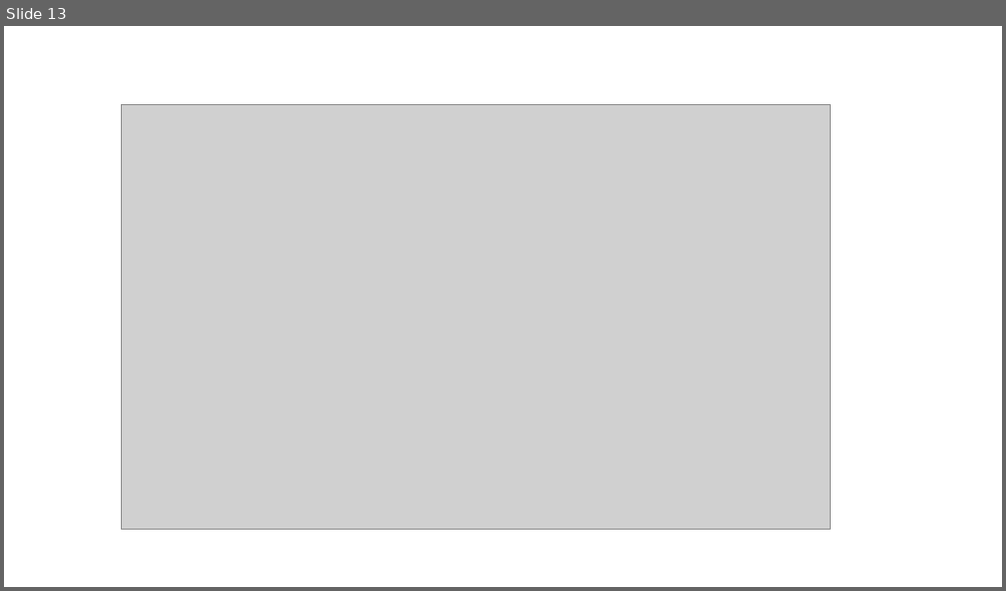
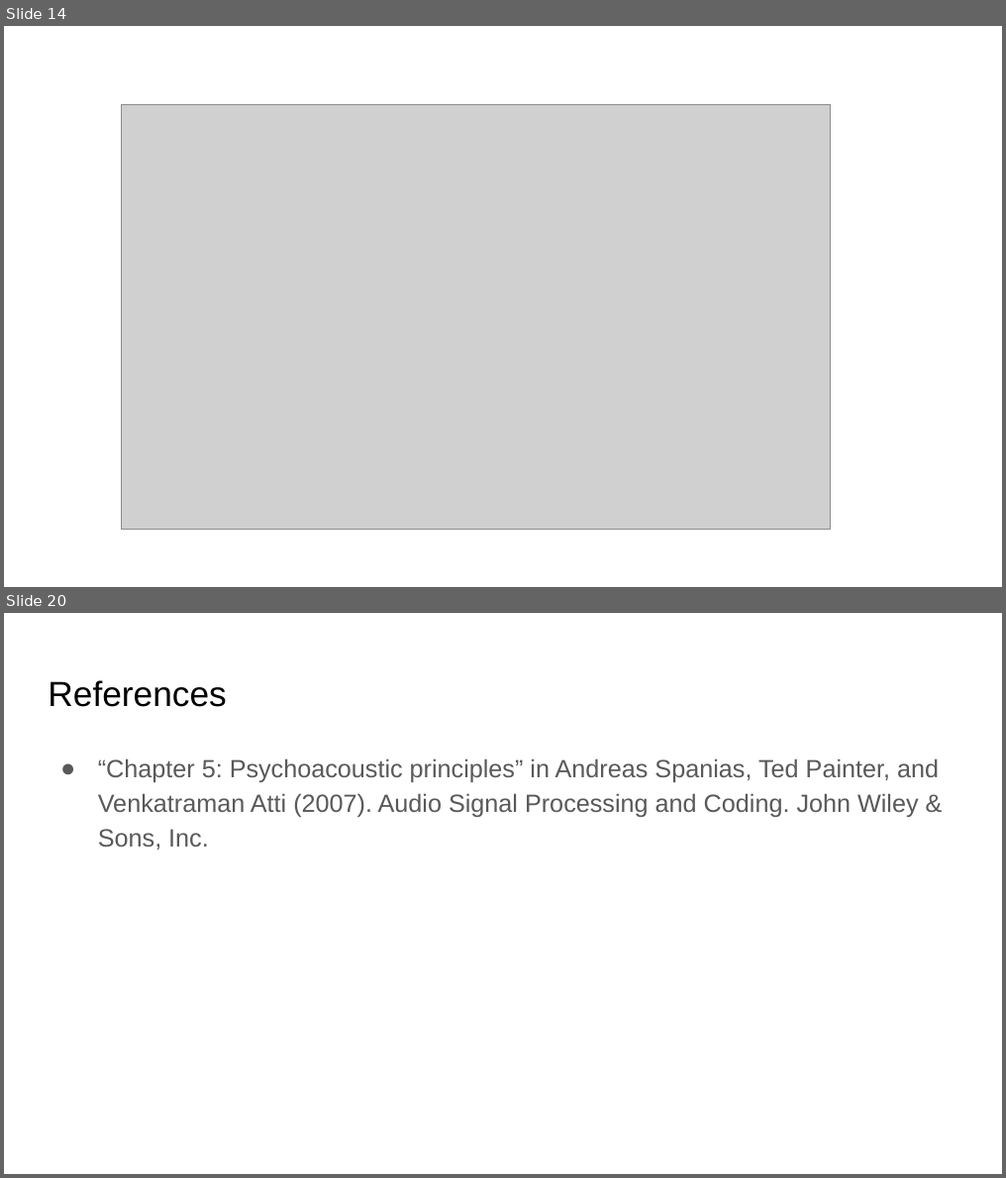
Before and after one commit to xserra/audio-coding-materials, a slide deck: lectures/4. Psychoacoustic principles.pptx. Shown one above the other, each under a label of ours: slide 13 before the commit, slides 14 and 20 after it; the slides between them are not shown. The pictures are 1006x591 and 1006x1178 pixels, drawn with LibreOffice and Linux fonts; fonts in the diff are those of the drawing; grey boxes stand for pictures. Boxes give left, top, right and bottom in pixels: in the first picture for what was removed or moved away, otherwise in the second. Text is boxed around its words. In the diff, an @@ line names an element or a change of style, - is before the commit and + after.

```diff
--- a/lectures/4. Psychoacoustic principles.pptx
+++ b/lectures/4. Psychoacoustic principles.pptx
@@ slide 20 added at [4,613,1002,1174], background #FFFFFF @@
@@ title added at [48,680,226,707], 25.2 pt, text #000000 @@
+References
@@ text added at [98,759,939,850], 18 pt, text #595959 @@
+● “Chapter 5: Psychoacoustic principles” in Andreas Spanias, Ted Painter, and Venkatraman Atti (2007). Audio Signal Processing and Coding. John Wiley & Sons, Inc.
@@ what was slide 13 is now slide 14 @@
```
Also in this commit, not shown: 6 slides changed, 2 other slides added.
